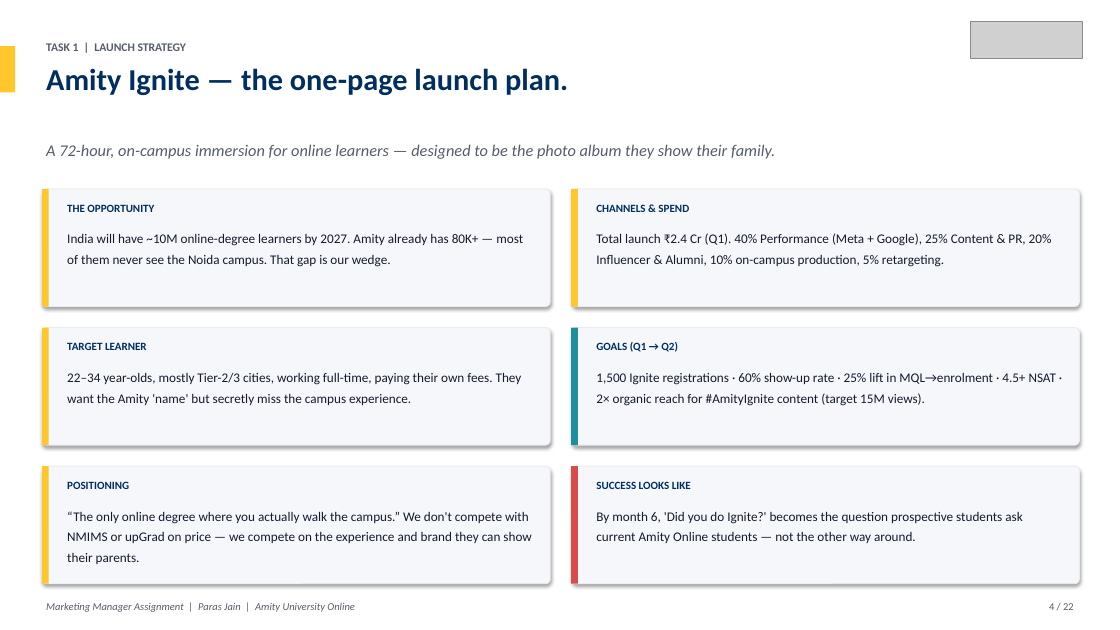
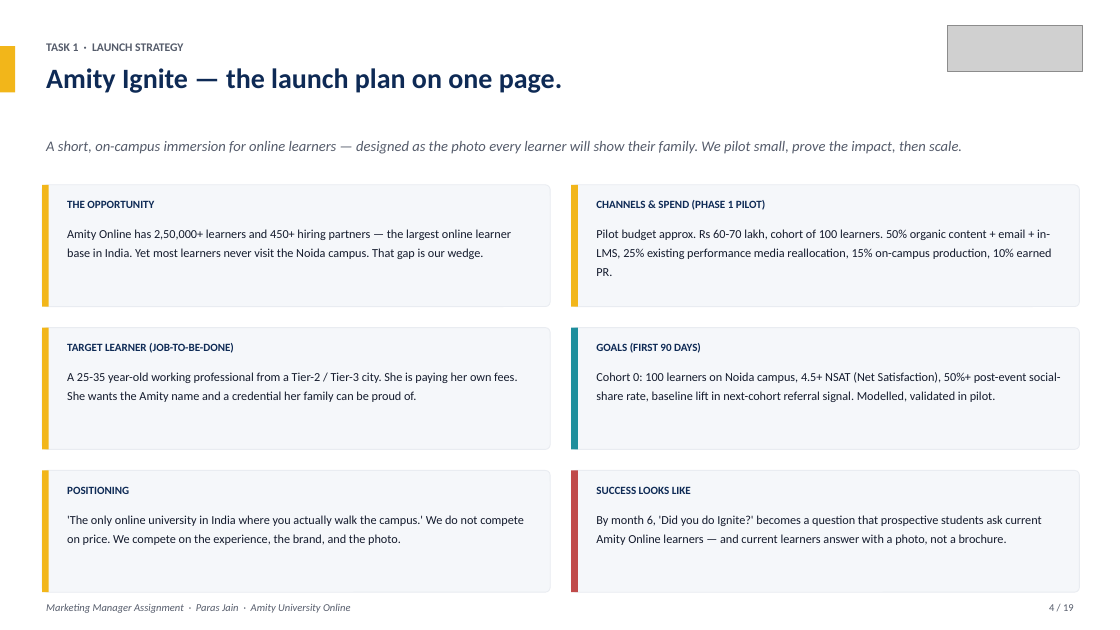
Before and after one commit to parasjain10/amity-marketing-manager-assignment, a slide deck: slide 4 of Amity_Online_Marketing_Manager_Assignment_Paras_Jain.pptx. Drawn at 1120x630 pixels with LibreOffice and Linux fonts; fonts in the diff are those of the drawing; grey boxes stand for pictures. Boxes give left, top, right and bottom in pixels: in the first picture for what was removed or moved away, otherwise in the second. Text is boxed around its words. In the diff, an @@ line names an element or a change of style, - is before the commit and + after.

Commit message:
Rewrite deck for realism, verifiable facts, and phased <=Rs1cr asks
Major changes after author review:
- Replace logo with the official Amity University Online lockup. On dark
  backgrounds the logo sits on a white rounded plate so the navy text
  remains legible.
- Update learner count from 80,000+ to 2,50,000+ (current official figure
  on amityonline.com).
- Remove fabricated industry statistics and citations (ProductGrowth.in,
  mbaken.com, edinindia.com, Mailmodo benchmark, US 28% retention pilot).
  Where a number stays, it is now labelled "modelled, to be validated".
- Remove name-dropped hiring partners and celebrity speakers we cannot
  guarantee. Replace with "select hiring partners" / "in-house faculty".
- Replace fictional employee "Aastha Sehgal" in launch email with the
  Amity Online Marketing team. LinkedIn post stays signed by Mr. Ajit
  Chauhan, who is the actual Chairman of Amity University Online.
- Reframe the leadership ask. Original asked for one big budget; now
  three phases, each <= Rs 1 crore, each gated on prior outcomes:
    - Phase 1 (days 0-90, <=Rs 85L): diagnose + small pilots
    - Phase 2 (months 4-9, <=Rs 95L): scale what worked
    - Phase 3 (months 10-12, <=Rs 90L): institutionalise
  Total ~Rs 2.7 cr, never asked together.
- Shrink Amity Ignite from 4 batches/year * 400 learners to a Cohort 0
  pilot: 1 day, 100 learners, on the existing Noida campus, no flights,
  no embroidered jackets, no celebrity speakers. ~Rs 35L pilot cost.
- Add a Plain-English Glossary card on the approach slide. Every
  acronym in the deck is defined in one place (CAC, LTV, NPS, KPI,
  LMS, AMA, MAU, MQL).
- Name the marketing frameworks I am using on the approach slide:
  Jobs-to-be-Done, AARRR funnel, 70-20-10 budget rule, North Star
  Metric (Active Learner Score), Sean Ellis 'Aha Moment'.
- Tighten brochure from 12 to 8 pages. Drop physical mailing of jacket
  buttons; physical print only at on-campus events. Costed at ~Rs 35
  per brochure.
- Each of the five new initiatives (Onboard 7-Day Sprint, Ignite Cohort
  0, Champions, Cohort Circles, Capstone-to-Career) now carries cost in
  lakhs, KPI, owner, and a kill-criterion.
- Combine community + advocacy + referrals into one connected slide.
- Plain language throughout (target: a class-11 student can follow
  every slide without prior marketing context).

```diff
--- a/Amity_Online_Marketing_Manager_Assignment_Paras_Jain.pptx
+++ b/Amity_Online_Marketing_Manager_Assignment_Paras_Jain.pptx
@@ picture: place and size @@
-picture at <box>970,21,1082,59</box>
+picture at <box>948,25,1082,71</box>
@@ text at <box>46,43,183,51</box>: text changed @@
-TASK 1 | LAUNCH STRATEGY
+TASK 1 · LAUNCH STRATEGY
@@ text at <box>46,68,562,93</box>: text changed; size 26 to 24 pt; text colour #002E5E to #0E2A55 @@
-Amity Ignite — the one-page launch plan.
+Amity Ignite — the launch plan on one page.
@@ text at <box>46,141,962,154</box>: text changed; size 14 to 12.5 pt @@
-A 72-hour, on-campus immersion for online learners — designed to be the photo album they show their family.
+A short, on-campus immersion for online learners — designed as the photo every learner will show their family. We pilot small, prove the impact, then scale.
@@ rounded rectangle: place and size @@
-rounded rectangle at <box>42,189,550,307</box>
+rounded rectangle at <box>42,185,550,307</box>
@@ rectangle: place and size @@
-rectangle at <box>42,189,49,307</box>
+rectangle at <box>42,185,49,307</box>
@@ rounded rectangle: place and size @@
-rounded rectangle at <box>571,189,1080,307</box>
+rounded rectangle at <box>571,185,1080,307</box>
@@ rectangle: place and size @@
-rectangle at <box>571,189,578,307</box>
+rectangle at <box>571,185,578,307</box>
@@ text at <box>596,200,765,210</box>: text changed; text colour #002E5E to #0E2A55 @@
-CHANNELS & SPEND
+CHANNELS & SPEND (PHASE 1 PILOT)
@@ text at <box>67,229,512,259</box>: text changed; size 11.3 to 10.5 pt @@
-India will have ~10M online-degree learners by 2027. Amity already has 80K+ — most of them never see the Noida campus. That gap is our wedge.
+Amity Online has 2,50,000+ learners and 450+ hiring partners — the largest online learner base in India. Yet most learners never visit the Noida campus. That gap is our wedge.
@@ text at <box>596,229,1052,276</box>: text changed; size 11.3 to 10.5 pt @@
-Total launch ₹2.4 Cr (Q1). 40% Performance (Meta + Google), 25% Content & PR, 20% Influencer & Alumni, 10% on-campus production, 5% retargeting.
+Pilot budget approx. Rs 60-70 lakh, cohort of 100 learners. 50% organic content + email + in-LMS, 25% existing performance media reallocation, 15% on-campus production, 10% earned PR.
@@ rounded rectangle: place and size @@
-rounded rectangle at <box>42,328,550,445</box>
+rounded rectangle at <box>42,328,550,450</box>
@@ rectangle: place and size @@
-rectangle at <box>42,328,49,445</box>
+rectangle at <box>42,328,49,450</box>
@@ rounded rectangle: place and size @@
-rounded rectangle at <box>571,328,1080,445</box>
+rounded rectangle at <box>571,328,1080,450</box>
@@ rectangle: place and size @@
-rectangle at <box>571,328,578,445</box>
+rectangle at <box>571,328,578,450</box>
@@ text at <box>67,343,234,353</box>: text changed; text colour #002E5E to #0E2A55 @@
-TARGET LEARNER
+TARGET LEARNER (JOB-TO-BE-DONE)
@@ text at <box>596,343,701,353</box>: text changed; text colour #002E5E to #0E2A55 @@
-GOALS (Q1 → Q2)
+GOALS (FIRST 90 DAYS)
@@ text at <box>67,372,517,402</box>: text changed; size 11.3 to 10.5 pt @@
-22–34 year-olds, mostly Tier-2/3 cities, working full-time, paying their own fees. They want the Amity 'name' but secretly miss the campus experience.
+A 25-35 year-old working professional from a Tier-2 / Tier-3 city. She is paying her own fees. She wants the Amity name and a credential her family can be proud of.
@@ text at <box>596,372,1060,402</box>: text changed; size 11.3 to 10.5 pt @@
-1,500 Ignite registrations · 60% show-up rate · 25% lift in MQL→enrolment · 4.5+ NSAT · 2× organic reach for #AmityIgnite content (target 15M views).
+Cohort 0: 100 learners on Noida campus, 4.5+ NSAT (Net Satisfaction), 50%+ post-event social-share rate, baseline lift in next-cohort referral signal. Modelled, validated in pilot.
@@ fill #FFC72C to #F2B61A in 5 elements at <box>0,46,15,92</box>, <box>42,328,49,450</box>, <box>42,185,49,307</box>, <box>571,185,578,307</box>, <box>42,471,49,592</box> @@
@@ shadow off in 6 elements at <box>42,185,550,307</box>, <box>42,328,550,450</box>, <box>571,185,1080,307</box>, <box>571,328,1080,450</box>, <box>42,471,550,592</box>, <box>571,471,1080,592</box> @@
@@ 2 rounded rectangles, 2 rectangles: place and size @@
-2 rounded rectangles, 2 rectangles at <box>42,466,1080,584</box>
+2 rounded rectangles, 2 rectangles at <box>42,471,1080,592</box>
@@ rectangle at <box>571,471,578,592</box>: fill #D94A4A to #C04A4A @@
@@ text colour #002E5E to #0E2A55; line spacing 1.15 to 1.2 in 3 elements at <box>67,200,154,208</box>, <box>67,486,129,494</box>, <box>596,486,691,494</box> @@
@@ text at <box>67,515,524,545</box>: text changed; size 11.3 to 10.5 pt @@
-“The only online degree where you actually walk the campus.” We don't compete with NMIMS or upGrad on price — we compete on the experience and brand they can show their parents.
+'The only online university in India where you actually walk the campus.' We do not compete on price. We compete on the experience, the brand, and the photo.
@@ text at <box>596,515,1041,545</box>: text changed; size 11.3 to 10.5 pt @@
-By month 6, 'Did you do Ignite?' becomes the question prospective students ask current Amity Online students — not the other way around.
+By month 6, 'Did you do Ignite?' becomes a question that prospective students ask current Amity Online learners — and current learners answer with a photo, not a brochure.
@@ text at <box>46,604,351,613</box>: text changed @@
-Marketing Manager Assignment | Paras Jain | Amity University Online
+Marketing Manager Assignment · Paras Jain · Amity University Online
@@ text at <box>1049,604,1074,611</box>: text changed @@
-4 / 22
+4 / 19
```
Also in this commit, not shown: 11 other slides changed, 7 slides added, 10 slides removed.
